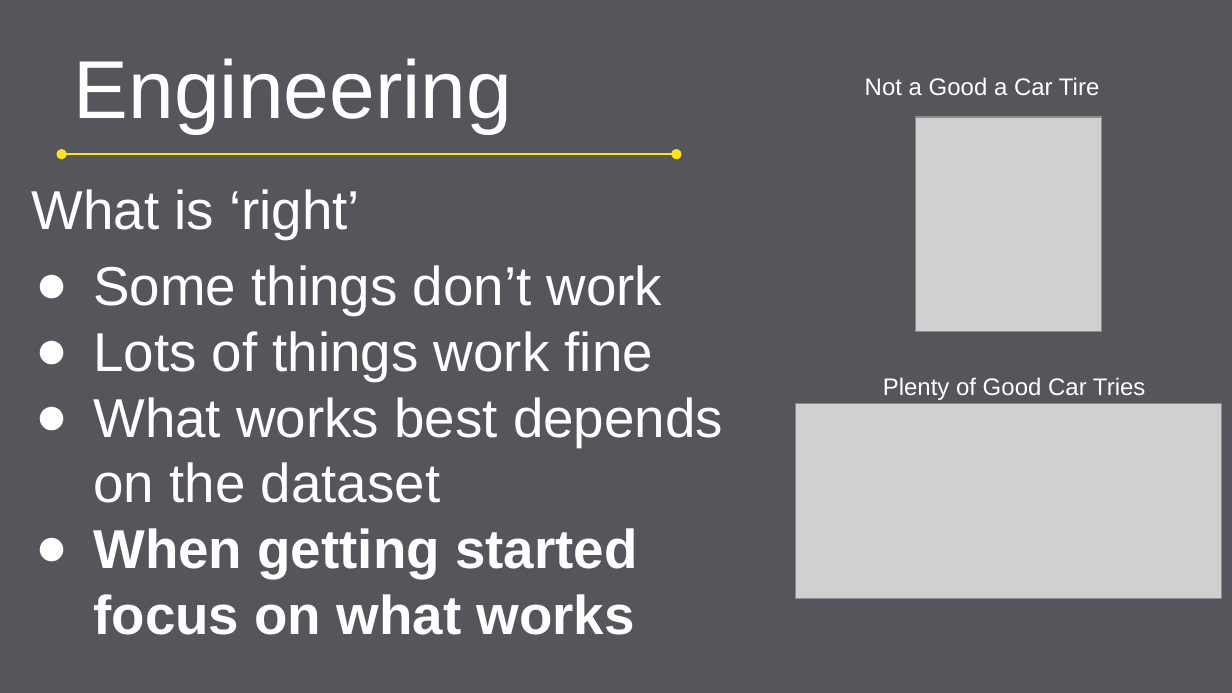
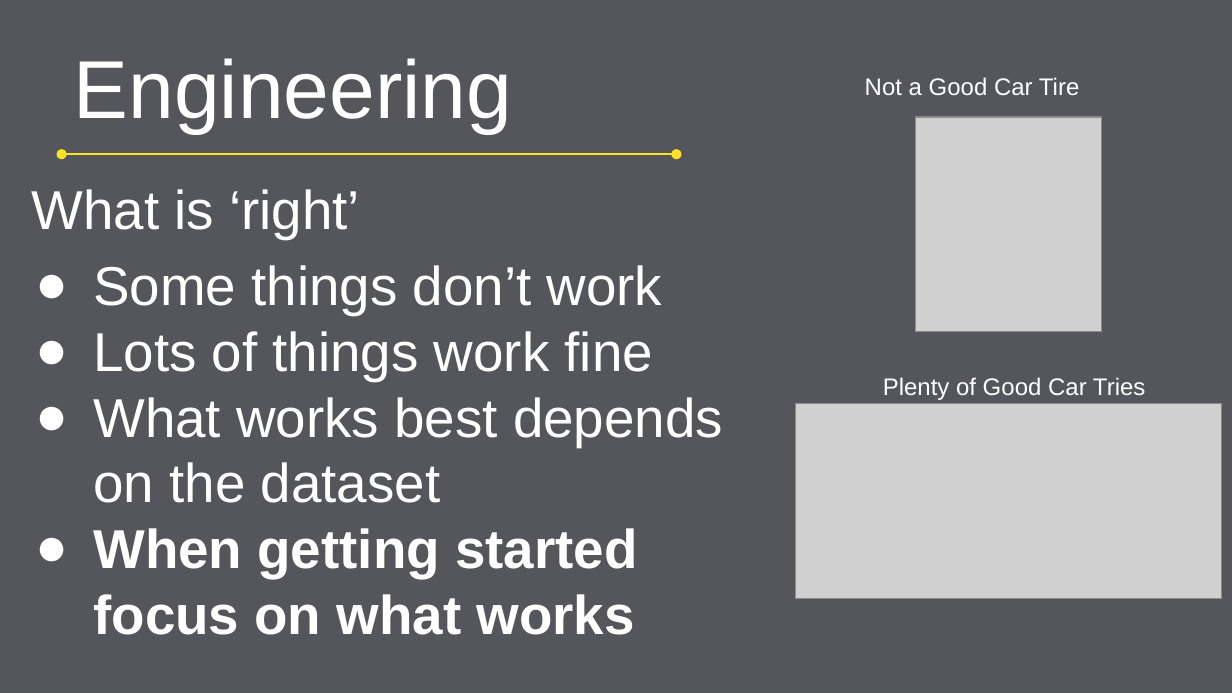
Before and after one commit to The-Hungry-Caterpillar/DNNWS_2022, a slide deck: slide 16 of slides/Introduction.pptx (slide 18 before the commit). Drawn at 1232x693 pixels with LibreOffice and Linux fonts; fonts in the diff are those of the drawing; grey boxes stand for pictures; background and template pictures are left out. Boxes give left, top, right and bottom in pixels: in the first picture for what was removed or moved away, otherwise in the second. Text is boxed around its words. In the diff, an @@ line names an element or a change of style, - is before the commit and + after.

```diff
--- a/slides/Introduction.pptx
+++ b/slides/Introduction.pptx
@@ text at [865,77,1079,95]: text changed @@
-Not a Good a Car Tire
+Not a Good Car Tire
```
Also in this commit, not shown: 1 slide added, 3 slides removed.
